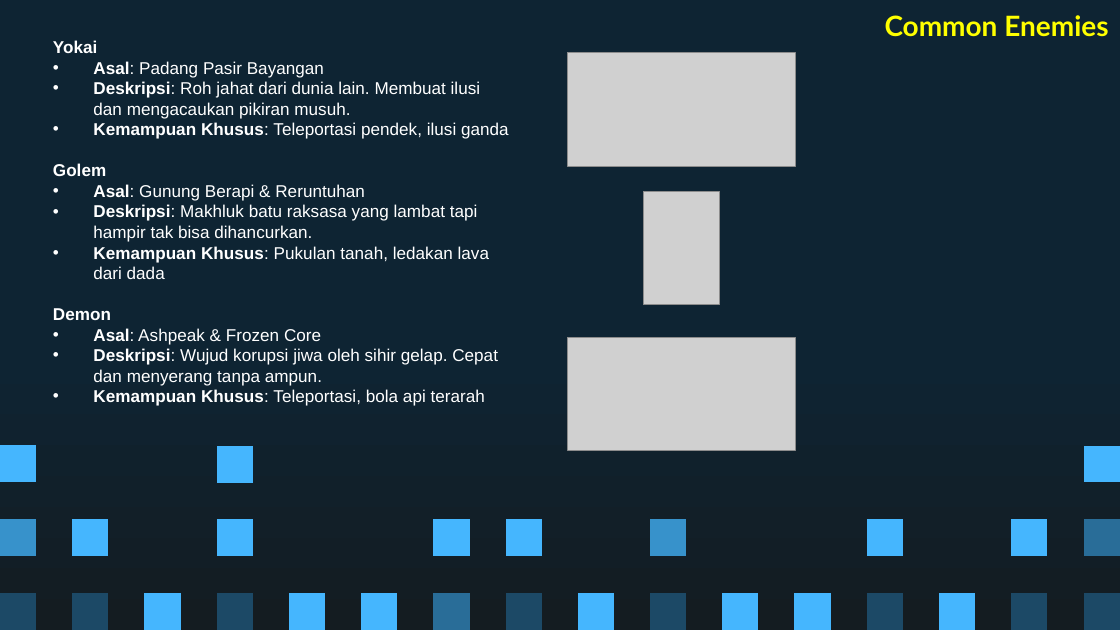
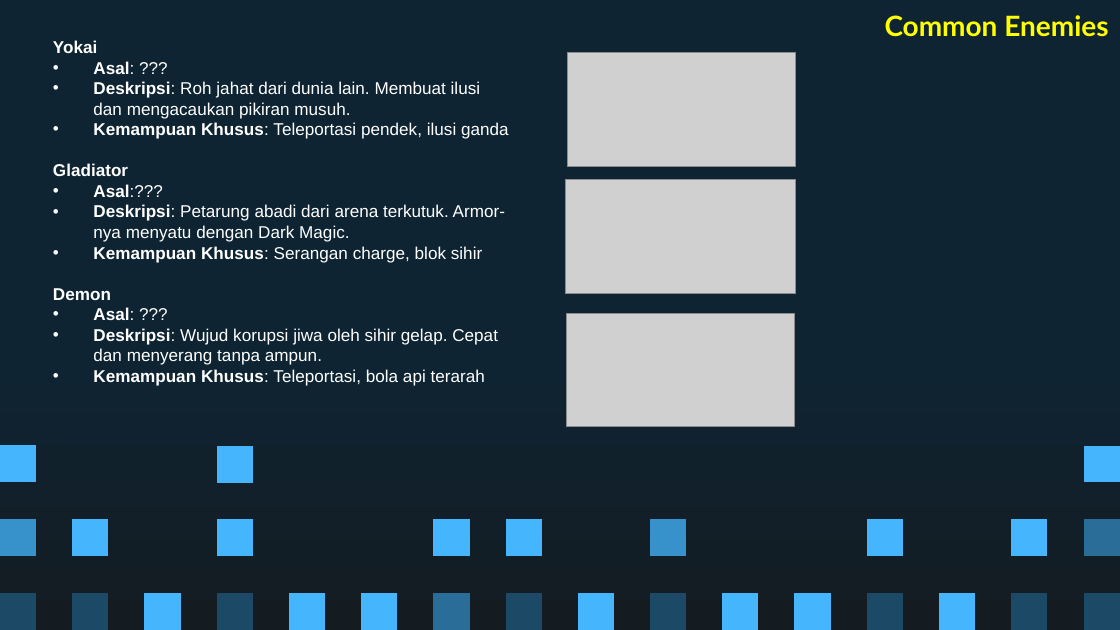
Before and after one commit to Ricardhad/gameProgProject, a slide deck: slide 17 of Super Pixel Vintage Gaming by Slidesgo.pptx. Drawn at 1120x630 pixels with LibreOffice and Linux fonts; fonts in the diff are those of the drawing; grey boxes stand for pictures. Boxes give left, top, right and bottom in pixels: in the first picture for what was removed or moved away, otherwise in the second. Text is boxed around its words. In the diff, an @@ line names an element or a change of style, - is before the commit and + after.

```diff
--- a/Super Pixel Vintage Gaming by Slidesgo.pptx
+++ b/Super Pixel Vintage Gaming by Slidesgo.pptx
@@ subtitle at (x1=93, y1=61, x2=134, y2=74): text changed; bold on @@
-• Asal: Padang Pasir Bayangan
+• Asal: ???
@@ subtitle at (x1=53, y1=163, x2=505, y2=263): text changed @@
-Golem
-• Asal: Gunung Berapi & Reruntuhan
-• Deskripsi: Makhluk batu raksasa yang lambat tapi hampir tak bisa dihancurkan.
-• Kemampuan Khusus: Pukulan tanah, ledakan lava dari dada
+Gladiator
+• Asal:???
+• Deskripsi: Petarung abadi dari arena terkutuk. Armor-nya menyatu dengan Dark Magic.
+• Kemampuan Khusus: Serangan charge, blok sihir
@@ picture added at (x1=566, y1=179, x2=795, y2=293) @@
@@ picture removed at (x1=643, y1=192, x2=719, y2=305) @@
@@ subtitle at (x1=93, y1=307, x2=134, y2=320): text changed; bold on @@
-• Asal: Ashpeak & Frozen Core
+• Asal: ???
@@ picture moved from (x1=568, y1=337, x2=795, y2=450) to (x1=567, y1=314, x2=794, y2=427) @@
```
Also in this commit, not shown: 9 other slides changed, 1 slide added.
